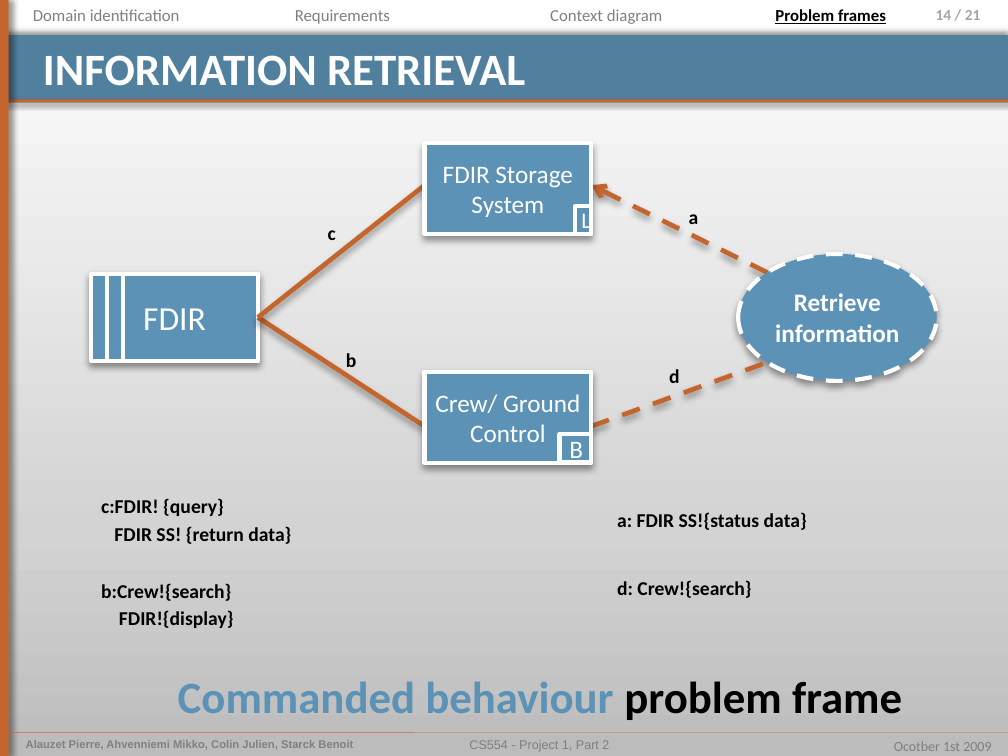
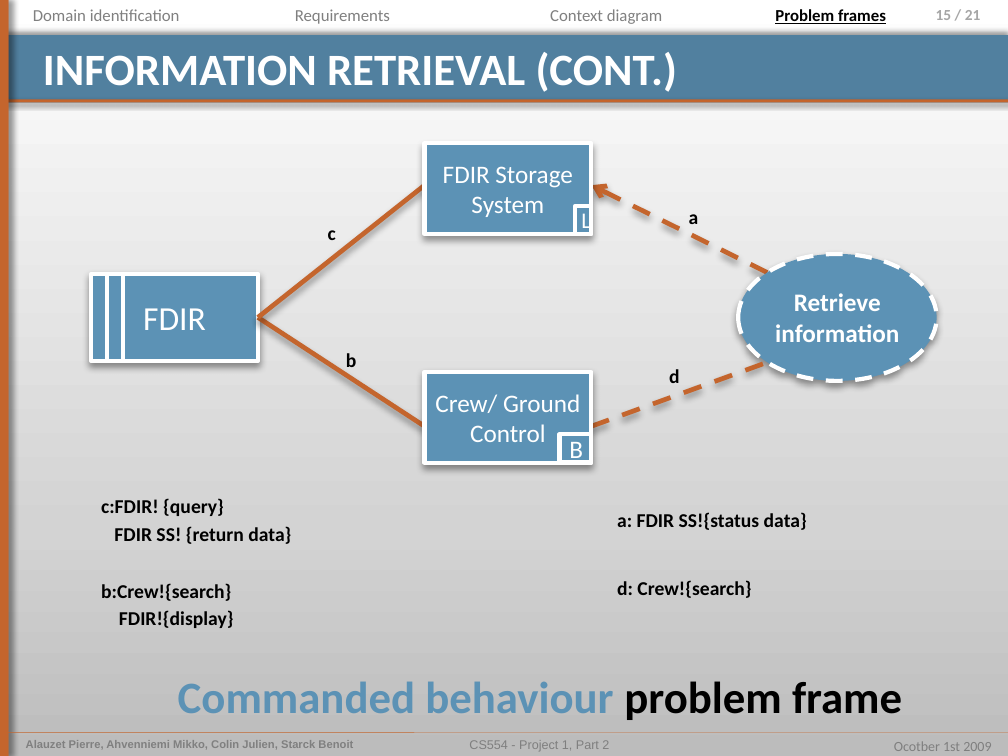
Before and after one commit to pierrealauzet/euroteam, a slide deck: slide 15 of Project 1/Part 2/CS554_EuroTeam_Problem_Frames.pptx (slide 14 before the commit). Drawn at 1008x756 pixels with LibreOffice and Linux fonts; fonts in the diff are those of the drawing. Boxes give left, top, right and bottom in pixels: in the first picture for what was removed or moved away, otherwise in the second. Text is boxed around its words. In the diff, an @@ line names an element or a change of style, - is before the commit and + after.

```diff
--- a/Project 1/Part 2/CS554_EuroTeam_Problem_Frames.pptx
+++ b/Project 1/Part 2/CS554_EuroTeam_Problem_Frames.pptx
@@ page number at bbox=[936, 10, 981, 20]: text changed @@
-14 / 21
+15 / 21
@@ title at bbox=[43, 52, 678, 92]: text changed @@
-INFORMATION RETRIEVAL
+INFORMATION RETRIEVAL (CONT.)
```
Also in this commit, not shown: 15 other slides changed, 1 slide added, 1 other file.
